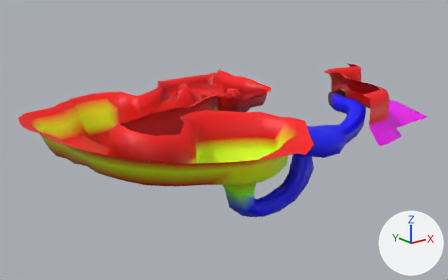
The glTF model Assets/Meshes/Levels/TutorialLevel/TutorialLevelNew.glb, before and after one commit.
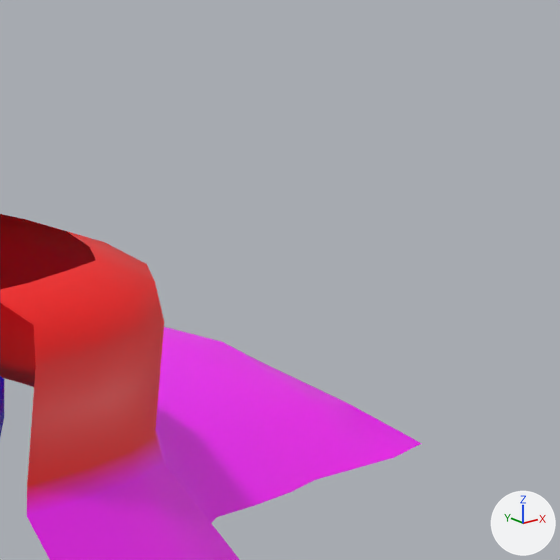
The first picture shows the older version from a 50 mm lens placed at (-91.7, -138.8, 34.4), pointed at (-6.8, -32.7, -8.0). The close-ups show the older and then the newer version on the part from 82% to 100% of the width and 18% to 48% of the height of that picture. Only the edits that show in the close-ups are written down. Arrows for +X, +Y and +Z are at lower right; the lights stay in place. Where no turn or scale is listed for an object, it has been applied to the vertices.

The scene before the commit, as lines of its bpy script (objects in view):
```python
me_plane_001 = bpy.data.meshes.new('Plane.001')
me_plane_001.from_pydata(...)  # 232 vertices, 398 faces; spans x 14.1..44.7, y -59.4..-26.6, z -7.2..4.4
me_plane_001.materials.append(mat_defaultmaterial_001)
ob_plane_001 = bpy.data.objects.new('Plane.001', me_plane_001)
ob_plane_001.location = (0.0, 0.0, 0.0)
```
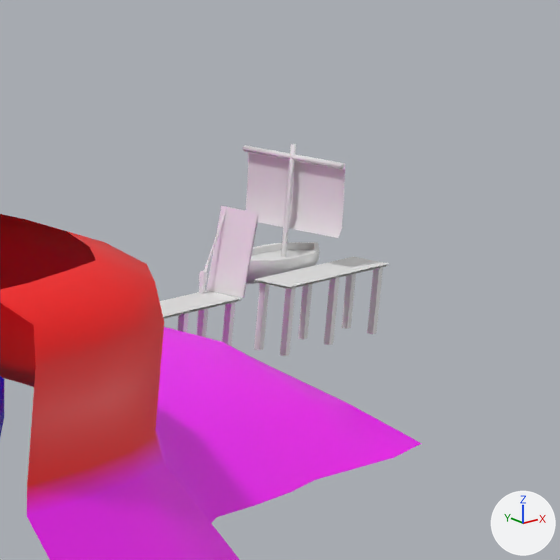
Boxes (x1, y1, x2, y2) around the edits, measured in the close-ups (560 x 560 px):
'Boat', added
    after: (243, 144, 345, 284)
'Pier.002', added
    after: (254, 256, 389, 356)
'Pier.001', added
    after: (206, 206, 259, 298)
'Pier', added
    after: (160, 291, 241, 346)
'Rope', added
    after: (204, 208, 227, 271)
'RopePole', added
    after: (199, 270, 207, 294)

The change, as a list of edits to the scene's bpy script:
```text
Add me_cube_008:
    me_cube_008.from_pydata(...)  # 20 vertices, 36 faces; spans x -0.06..1.17, y -0.03..0.03, z -0.13..2.54
Add me_cube_007:
    me_cube_007.from_pydata(...)  # a box spanning x -0.082..0.082, y -0.082..0.082, z -0.003..0.916; a box spanning x -0.105..0.105, y -0.105..0.105, z 0.465..0.848
Add me_cube_006:
    me_cube_006.from_pydata(...)  # 60 vertices, 80 faces; spans x -4.79..1.91, y -0.81..0.89, z -1.52..1.36
Add me_cube_005:
    me_cube_005.from_pydata([(0.0, -0.81, 0.01), (0.0, 0.89, 0.01), (0.53, -0.81, 3.32), (0.53, 0.89, 3.32), (0.08, -0.81, 0.0), (0.08, 0.89, 0.0), (0.61, -0.81, 3.3), (0.61, 0.89, 3.3)], [], [(3, 1, 0), (3, 0, 2), (7, 5, 4), (7, 4, 6)])
Add me_cube_004:
    me_cube_004.from_pydata(...)  # 106 vertices, 184 faces; spans x -2.69..2.69, y -2.35..2.3, z -0.06..5.34
Add ob_rope:
    ob_rope = bpy.data.objects.new('Rope', me_cube_008)
    ob_rope.location = (44.66, -41.11, -2.59)
Add ob_ropepole:
    ob_ropepole = bpy.data.objects.new('RopePole', me_cube_007)
    ob_ropepole.location = (44.67, -41.1, -3.36)
Add ob_pier_002:
    ob_pier_002 = bpy.data.objects.new('Pier.002', me_cube_006)
    ob_pier_002.location = (53.08, -41.78, -4.71)
Add ob_pier_001:
    ob_pier_001 = bpy.data.objects.new('Pier.001', me_cube_005)
    ob_pier_001.location = (45.24, -41.78, -3.34)
Add ob_boat:
    ob_boat = bpy.data.objects.new('Boat', me_cube_004)
    ob_boat.location = (51.6, -39.62, -3.89)
Add ob_pier:
    ob_pier = bpy.data.objects.new('Pier', me_cube_006.copy())
    ob_pier.location = (43.32, -41.78, -4.71)
```
